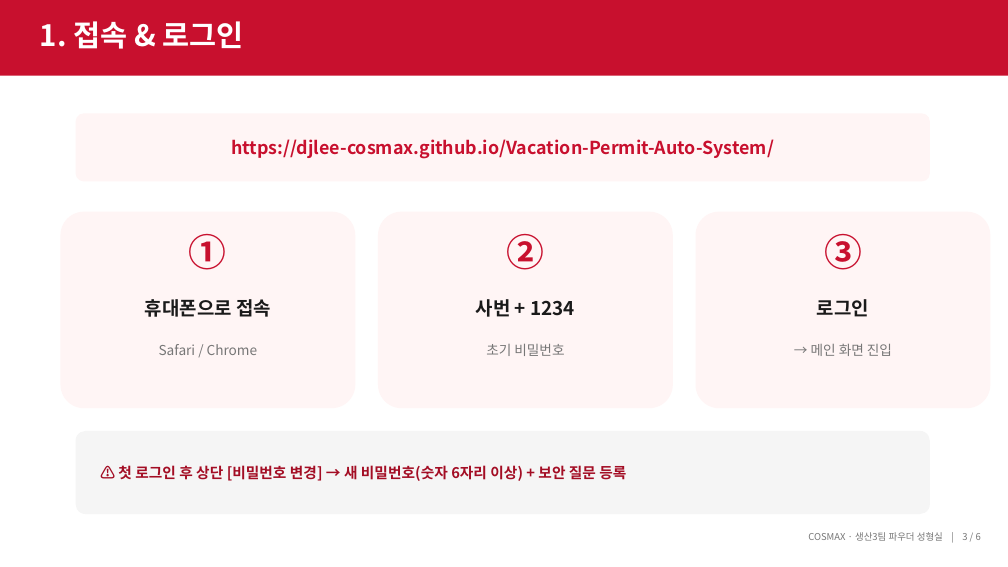
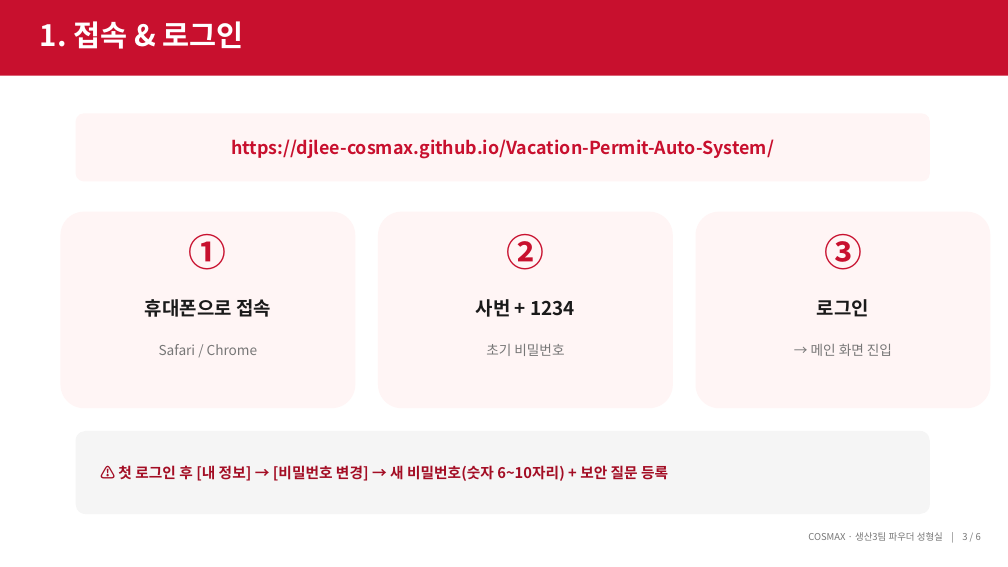
Before and after one commit to djlee-cosmax/Vacation-Permit-Auto-System, a slide deck: slide 3 of docs/휴가증 자동 반영 프로그램 안내 (작업자용).pptx. Drawn at 1008x567 pixels with LibreOffice and Linux fonts; fonts in the diff are those of the drawing. Boxes give left, top, right and bottom in pixels: in the first picture for what was removed or moved away, otherwise in the second. Text is boxed around its words. In the diff, an @@ line names an element or a change of style, - is before the commit and + after.

Commit message:
PPT 갱신: [내 정보]→비번변경 + 중복 차단 안내 + 내 휴가증 바로 표시

```diff
--- a/docs/휴가증 자동 반영 프로그램 안내 (작업자용).pptx
+++ b/docs/휴가증 자동 반영 프로그램 안내 (작업자용).pptx
@@ text at (118, 465, 668, 481): text changed @@
-⚠️ 첫 로그인 후 상단 [비밀번호 변경] → 새 비밀번호(숫자 6자리 이상) + 보안 질문 등록
+⚠️ 첫 로그인 후 [내 정보] → [비밀번호 변경] → 새 비밀번호(숫자 6~10자리) + 보안 질문 등록
```
Also in this commit, not shown: 2 other slides changed, 1 other file.
